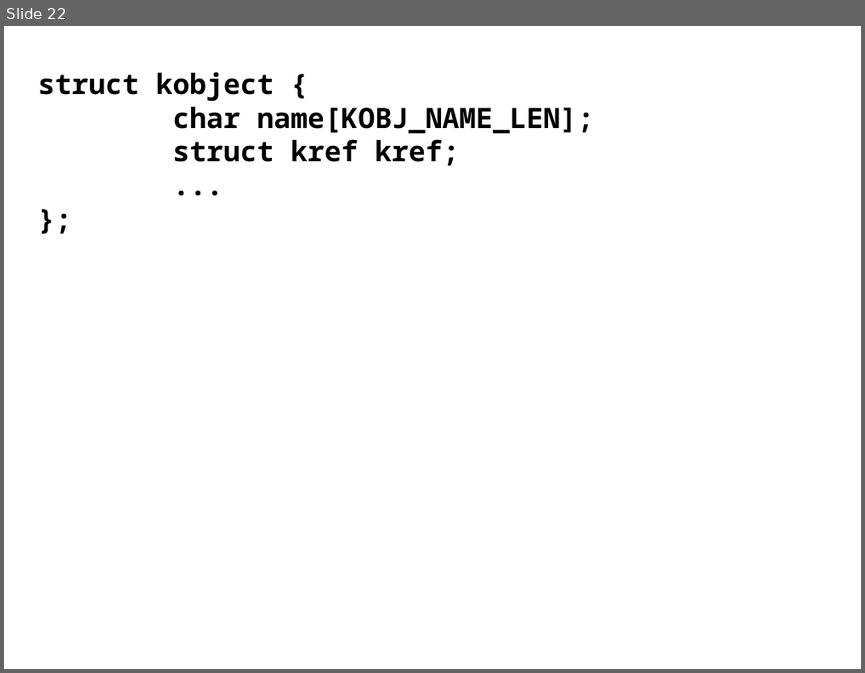
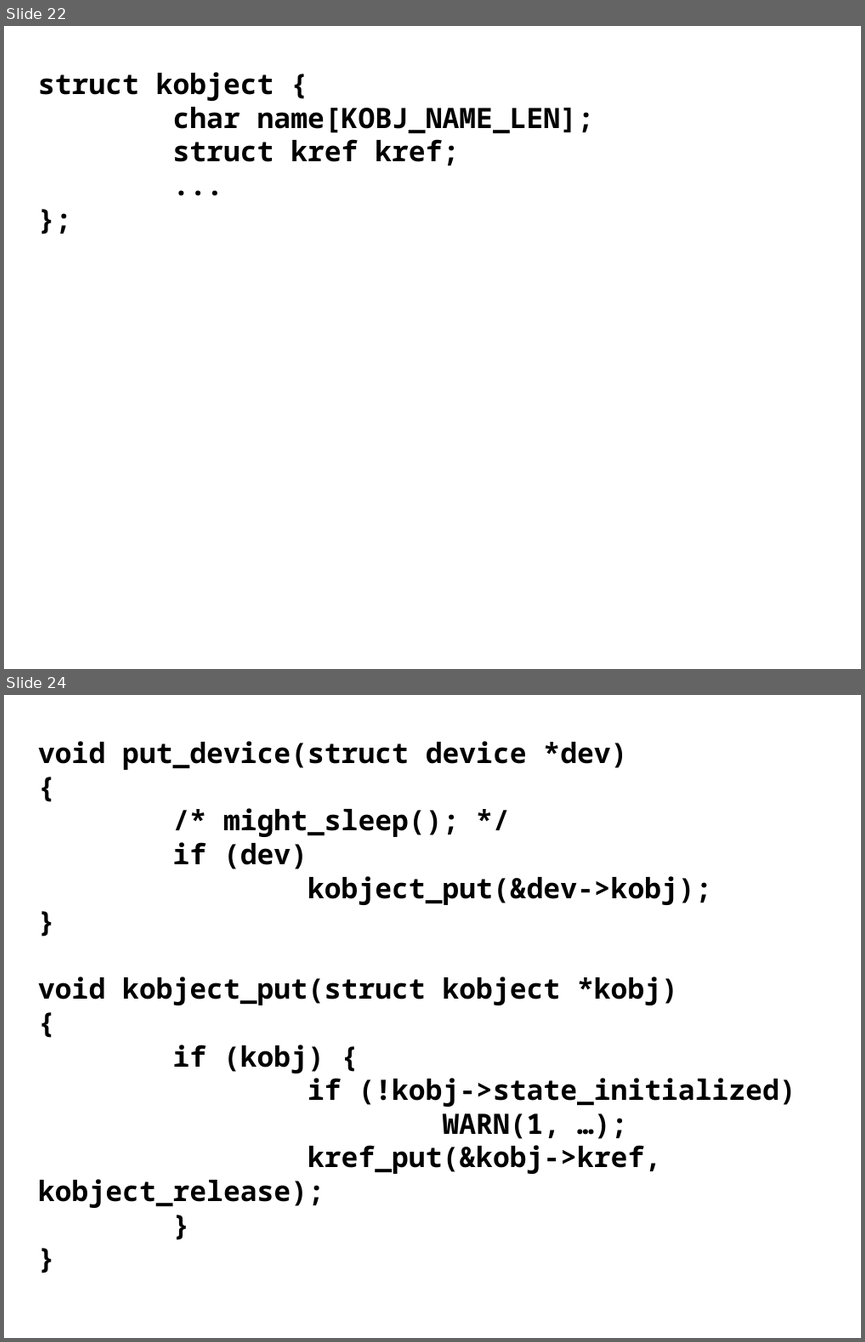
Before and after one commit to gregkh/presentation-kref, a slide deck: kref.odp. Shown one above the other, each under a label of ours: slide 22 before the commit, slides 22 and 24 after it; the slides between them are not shown. The pictures are 865x673 and 865x1342 pixels, drawn with LibreOffice and Linux fonts; fonts in the diff are those of the drawing. Boxes give left, top, right and bottom in pixels: in the first picture for what was removed or moved away, otherwise in the second. Text is boxed around its words. In the diff, an @@ line names an element or a change of style, - is before the commit and + after.

```diff
--- a/kref.odp
+++ b/kref.odp
@@ slide 24 added at bbox=[4, 695, 861, 1338], background #FFFFFF @@
@@ text added at bbox=[38, 741, 796, 1208], 26 pt, text #000000, bold @@
+void put_device(struct device *dev)
+{
+/* might_sleep(); */
+if (dev)
+kobject_put(&dev->kobj);
+}
+void kobject_put(struct kobject *kobj)
+{
+if (kobj) {
+if (!kobj->state_initialized)
+WARN(1, …);
+kref_put(&kobj->kref, kobject_release);
+}
+}
```
Also in this commit, not shown: 2 other slides added, 2 other files.
